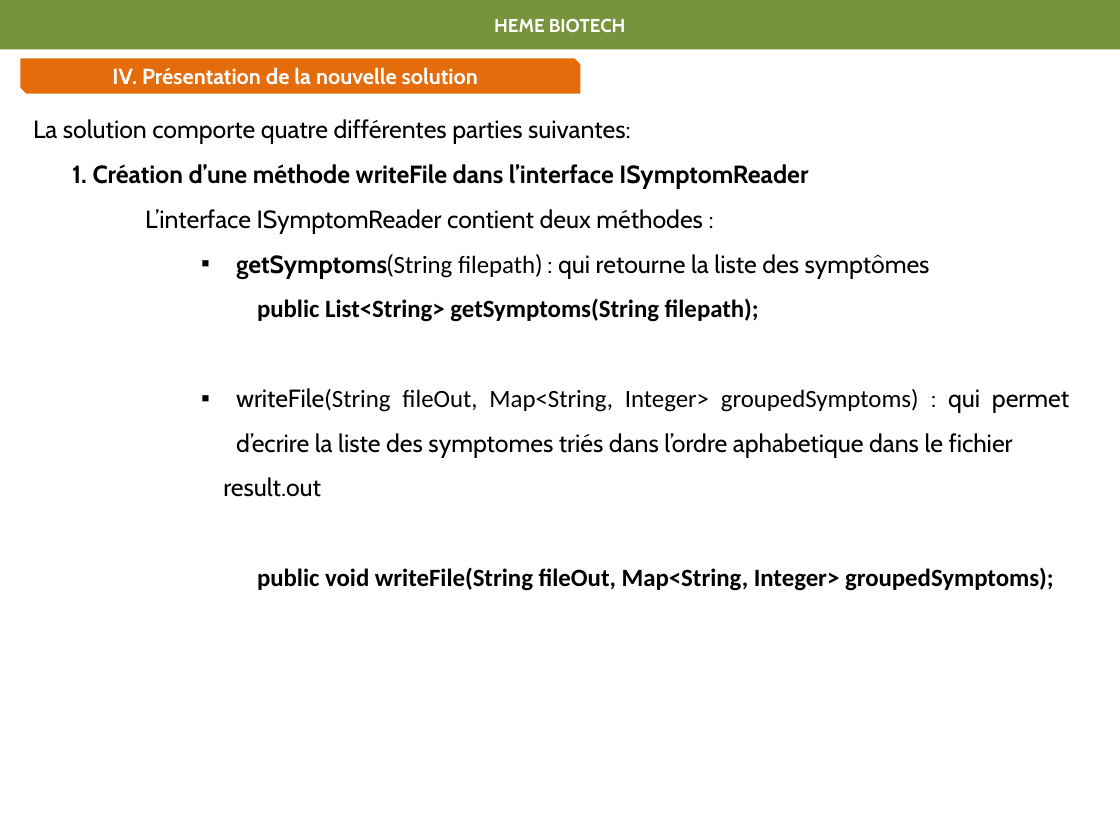
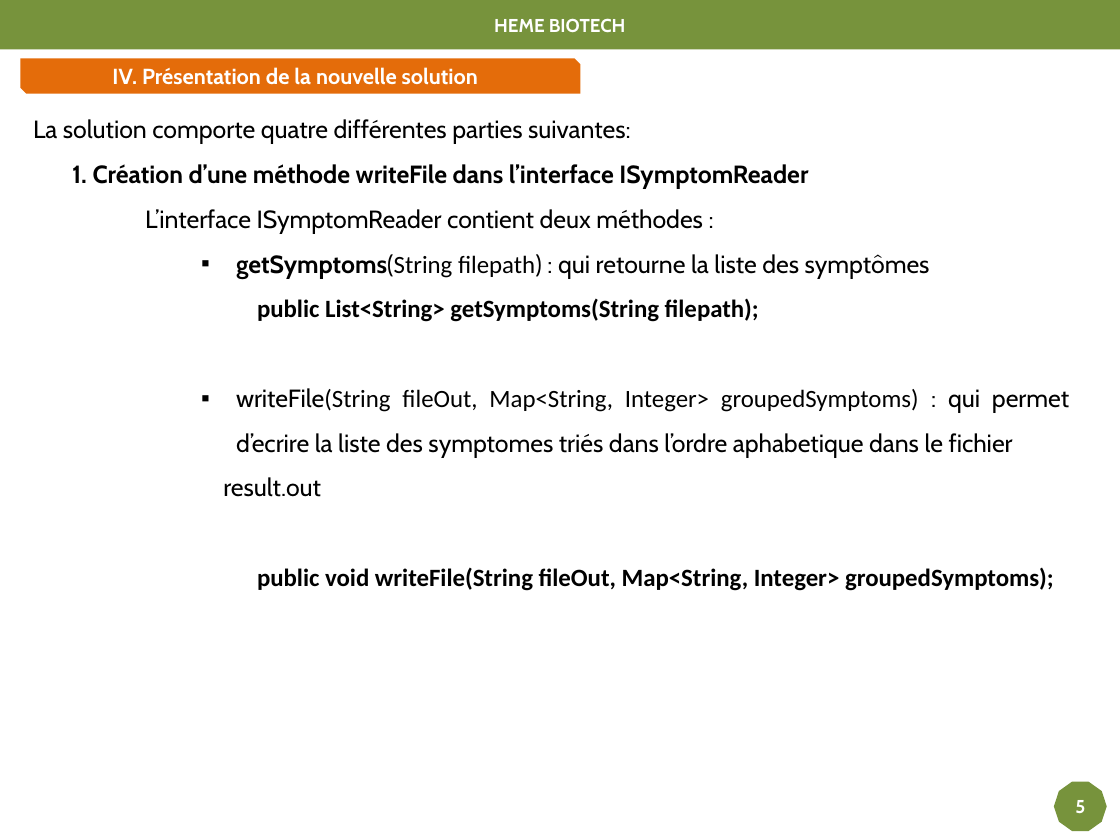
Before and after one commit to bende47/Project_DA_Java_EN_Come_to_the_Rescue_of_a_Java_Application, a slide deck: slide 7 of Projet P2.pptx. Drawn at 1120x840 pixels with LibreOffice and Linux fonts; fonts in the diff are those of the drawing. Boxes give left, top, right and bottom in pixels: in the first picture for what was removed or moved away, otherwise in the second. Text is boxed around its words. In the diff, an @@ line names an element or a change of style, - is before the commit and + after.

```diff
--- a/Projet P2.pptx
+++ b/Projet P2.pptx
@@ decagon added at <box>1054,782,1107,831</box>, fill #77933C, 12 pt, text #FFFFFF, bold @@
+5
```
Also in this commit, not shown: 8 other slides changed.
